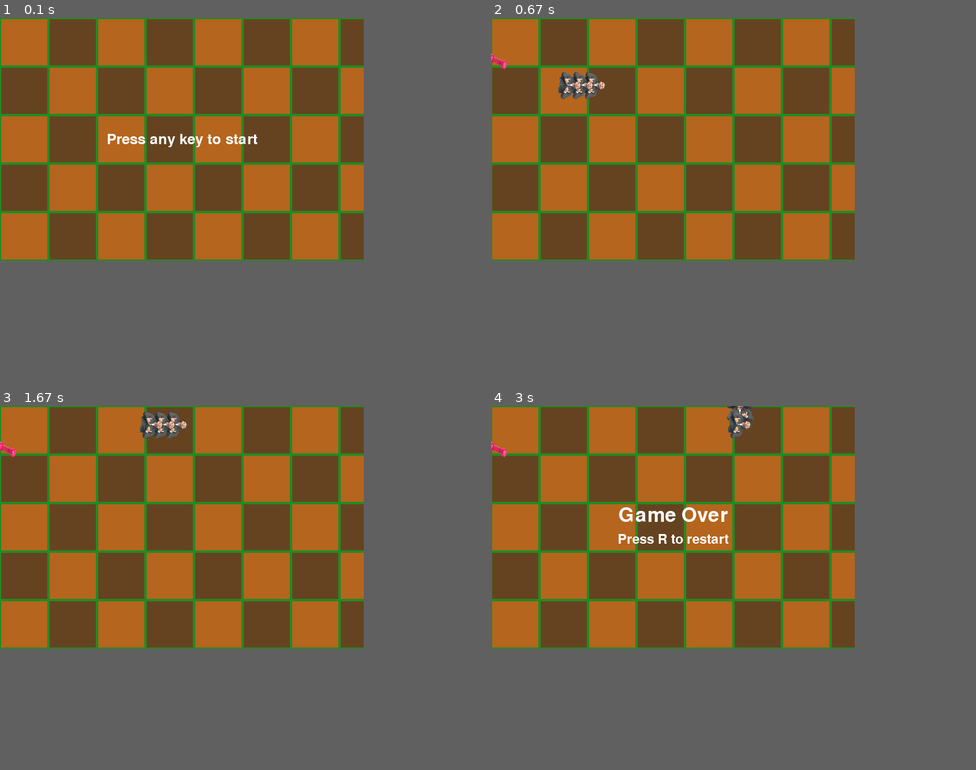
Above: before the commit, frames 1-4 (two rows, left to right).
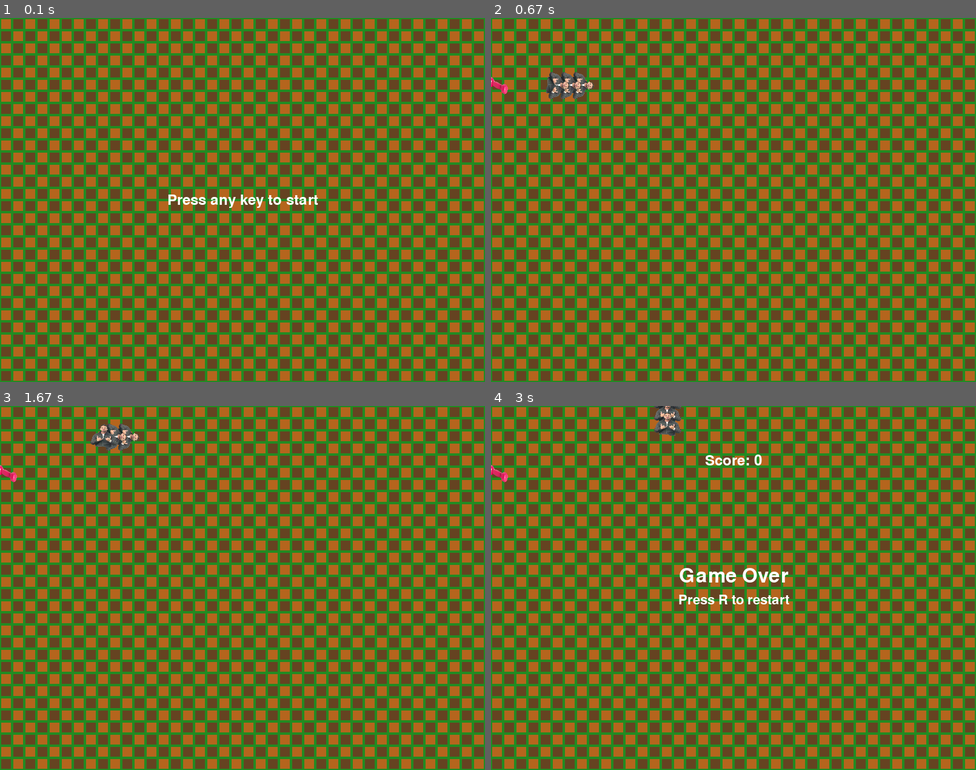
Above: after the commit, the same moments.

Repository: ErnestoTSantos/SnakeGamePygame
Game: pygame game, started from main.py
Two runs of this game, one before a commit and one after it. Both use one fixed random seed, a clock stepped at 60 frames per second and the inputs below.
Inputs:
- Up to frame 1 (0.1 s): no input
- Up to frame 2 (0.67 s): hold Right from 0.33 s (still down)
- Up to frame 3 (1.67 s): release Right at 0.8 s; hold Up 0.83-1.18 s; hold Right from 1.22 s (still down)
- Up to frame 4 (3 s): release Right at 1.68 s; tap W at 2.28 s
In our replay, the window is 600x400 before the commit and 800x600 after it. These sizes can differ from the game's own. Grey fills any space a smaller window leaves; there, only what the larger window draws over its background counts as a difference.

The runs differ from the first frame. In frame 1, 61% of the frame differs, in the area x 0-100%, y 0-100%; in frame 2, 61%; in frame 3, 62%; in frame 4, 62%.

Commit message:
feat: logic for speed according to size and grid increase

Diff:
--- a/food.py
+++ b/food.py
@@ -1,6 +1,9 @@
 import pygame
 import random
-from settings import GRID_SIZE, RED, SCREEN_WIDTH, SCREEN_HEIGHT
+
+from settings import GRID_SIZE
+from settings import SCREEN_WIDTH
+from settings import SCREEN_HEIGHT
 
 class Food:
     """Represents the food in the game."""
@@ -13,9 +16,9 @@
             snake_body (list): List of coordinates occupied by the snake.
         """
         self.position = self._generate_position(snake_body)
-        scale_factor = 1.8
+        scale_factor = 2
         image_size = int(GRID_SIZE * scale_factor)
-        self.image = pygame.image.load("assets/peso.png").convert_alpha()
+        self.image = pygame.image.load("assets/images/peso.png").convert_alpha()
         self.image = pygame.transform.scale(self.image, (image_size, image_size))
         self.image_offset = (image_size - GRID_SIZE) // 2
 
@@ -48,5 +51,3 @@
         draw_x = x * GRID_SIZE - self.image_offset
         draw_y = y * GRID_SIZE - self.image_offset
         surface.blit(self.image, (draw_x, draw_y))
-        #rect = pygame.Rect(x * GRID_SIZE, y * GRID_SIZE, GRID_SIZE, GRID_SIZE)
-        #pygame.draw.rect(surface, RED, rect)
--- a/game.py
+++ b/game.py
@@ -7,7 +7,9 @@
     UP, DOWN, LEFT, RIGHT, WHITE
 )
 
-from settings import BROWN_DARK, BROWN_LIGHT, GREEN
+from settings import BROWN_DARK
+from settings import BROWN_LIGHT
+from settings import GREEN
 
 
 
@@ -48,7 +50,9 @@
                     self._trigger_game_over()
 
             self._render()
-            self.clock.tick(FPS)
+            length = len(self.snake.body)
+            speed = min(60, FPS + (length - 5) * 2)
+            self.clock.tick(speed)
 
     def _handle_events(self):
         """Handles keyboard and window events."""
@@ -99,12 +103,16 @@
     def _draw_game_over(self):
         """Draws the Game Over message and restart instructions."""
         game_over_text = self.font.render("Game Over", True, WHITE)
+        score = len(self.snake.body) - 3
+        score_text = pygame.font.SysFont(None, 36).render(f"Score: {score}", True, WHITE)
         restart_text = pygame.font.SysFont(None, 32).render("Press R to restart", True, WHITE)
 
         rect1 = game_over_text.get_rect(center=(SCREEN_WIDTH // 2, SCREEN_HEIGHT // 2 - 20))
+        rect_score = score_text.get_rect(center=(SCREEN_WIDTH // 2, 90))
         rect2 = restart_text.get_rect(center=(SCREEN_WIDTH // 2, SCREEN_HEIGHT // 2 + 20))
 
         self.screen.blit(game_over_text, rect1)
+        self.screen.blit(score_text, rect_score)
         self.screen.blit(restart_text, rect2)
 
     def _draw_start_screen(self):
@@ -115,7 +123,7 @@
 
     def _draw_dynamic_background(self):
         """Draws a static brown checkerboard with green borders."""
-        cell_size = 80  # maior pra destacar
+        cell_size = 20
         for x in range(0, SCREEN_WIDTH, cell_size):
             for y in range(0, SCREEN_HEIGHT, cell_size):
                 if (x // cell_size + y // cell_size) % 2 == 0:
--- a/settings.py
+++ b/settings.py
@@ -2,19 +2,17 @@
 Game configuration for Snake.
 """
 
-SCREEN_WIDTH = 600
-SCREEN_HEIGHT = 400
+SCREEN_WIDTH = 800
+SCREEN_HEIGHT = 600
 GRID_SIZE = 20
 FPS = 10
 
-# RGB Colors
 WHITE = (255, 255, 255)
 GREEN = (0, 255, 0)
 DARK_GREEN = (0, 200, 0)
 RED = (255, 0, 0)
 BLACK = (0, 0, 0)
 
-# Directions
 UP = (0, -1)
 DOWN = (0, 1)
 LEFT = (-1, 0)
--- a/snake.py
+++ b/snake.py
@@ -1,5 +1,7 @@
 import pygame
-from settings import GRID_SIZE, GREEN, DARK_GREEN, SCREEN_WIDTH, SCREEN_HEIGHT
+from settings import GRID_SIZE
+from settings import SCREEN_WIDTH
+from settings import SCREEN_HEIGHT
 
 class Snake:
     """Represents the snake in the game."""
@@ -14,12 +16,12 @@
         scale_factor = 4
         image_size = int(GRID_SIZE * scale_factor)
 
-        self.segment_image = pygame.image.load("assets/rand.png").convert_alpha()
+        self.segment_image = pygame.image.load("assets/images/rand.png").convert_alpha()
         self.segment_image = pygame.transform.scale(self.segment_image, (image_size, image_size))
 
         self.image_offset = (image_size - GRID_SIZE) // 2
 
-        self.grow_sound = pygame.mixer.Sound("assets/Birl.mp3")
+        self.grow_sound = pygame.mixer.Sound("assets/sounds/Birl.mp3")
 
     def move(self):
         """Moves the snake in the current direction and grows if necessary."""
@@ -78,7 +80,6 @@
             draw_x = x * GRID_SIZE - self.image_offset
             draw_y = y * GRID_SIZE - self.image_offset
 
-            # Determina o ângulo com base na direção
             angle = 0
             if direction == (1, 0):
                 angle = 270
Renamed: assets/peso.png -> assets/images/peso.png
Renamed: assets/rand.png -> assets/images/rand.png
Not shown, added: assets/sounds/Birl.mp3
